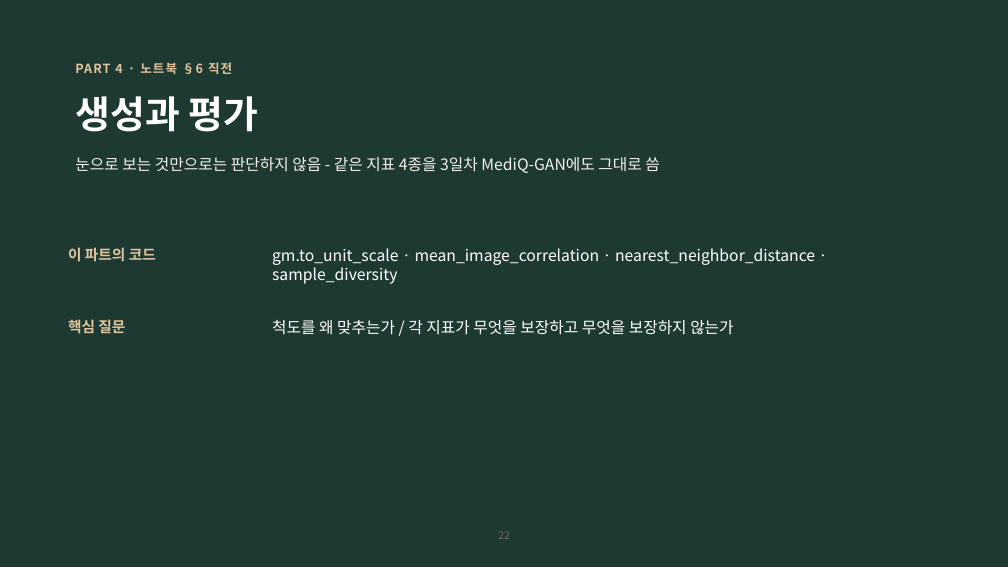
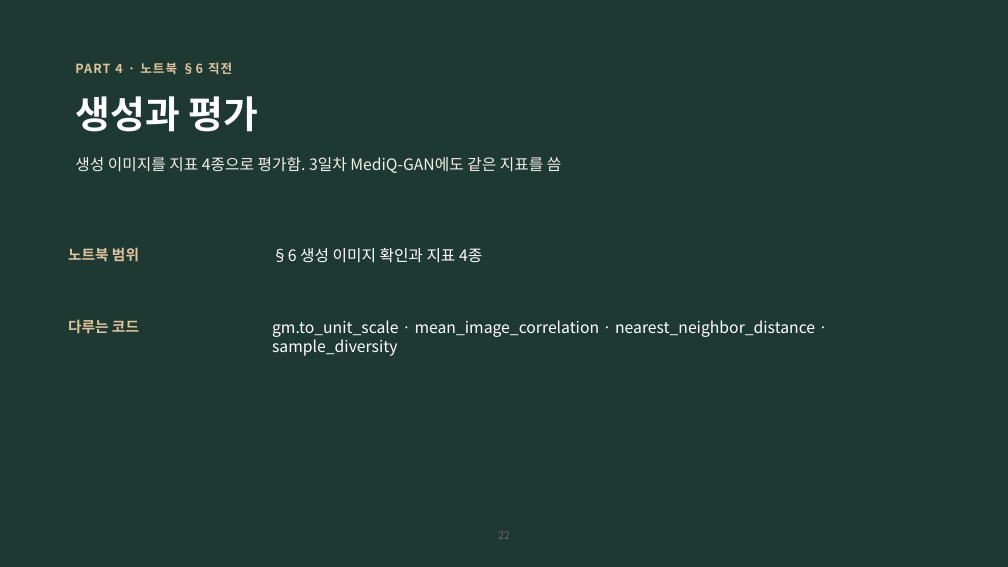
Before and after one commit to hyunhp/skin_disease_qml, a slide deck: slide 22 of practice/day2_slides/day2_practice_slides.pptx. Drawn at 1008x567 pixels with LibreOffice and Linux fonts; fonts in the diff are those of the drawing. Boxes give left, top, right and bottom in pixels: in the first picture for what was removed or moved away, otherwise in the second. Text is boxed around its words. In the diff, an @@ line names an element or a change of style, - is before the commit and + after.

```diff
--- a/practice/day2_slides/day2_practice_slides.pptx
+++ b/practice/day2_slides/day2_practice_slides.pptx
@@ text at [75, 157, 561, 173]: text changed @@
-눈으로 보는 것만으로는 판단하지 않음 - 같은 지표 4종을 3일차 MediQ-GAN에도 그대로 씀
+생성 이미지를 지표 4종으로 평가함. 3일차 MediQ-GAN에도 같은 지표를 씀
@@ text at [68, 247, 139, 262]: text changed @@
-이 파트의 코드
+노트북 범위
@@ text added at [272, 248, 482, 263], 15 pt, text #FFFFFF @@
+§6 생성 이미지 확인과 지표 4종
@@ text at [68, 319, 139, 334]: text changed @@
-핵심 질문
+다루는 코드
@@ text "gm.to_unit_scale · mean_image_correlation · nearest_neighbor ...": place and size @@
-text "gm.to_unit_scale · mean_image_correlation · nearest_neighbor ..." at [272, 248, 815, 284]
+text "gm.to_unit_scale · mean_image_correlation · nearest_neighbor ..." at [272, 320, 815, 356]
@@ text removed at [272, 320, 733, 335] @@
-척도를 왜 맞추는가 / 각 지표가 무엇을 보장하고 무엇을 보장하지 않는가
```
Also in this commit, not shown: 22 other slides changed, 3 other files.
